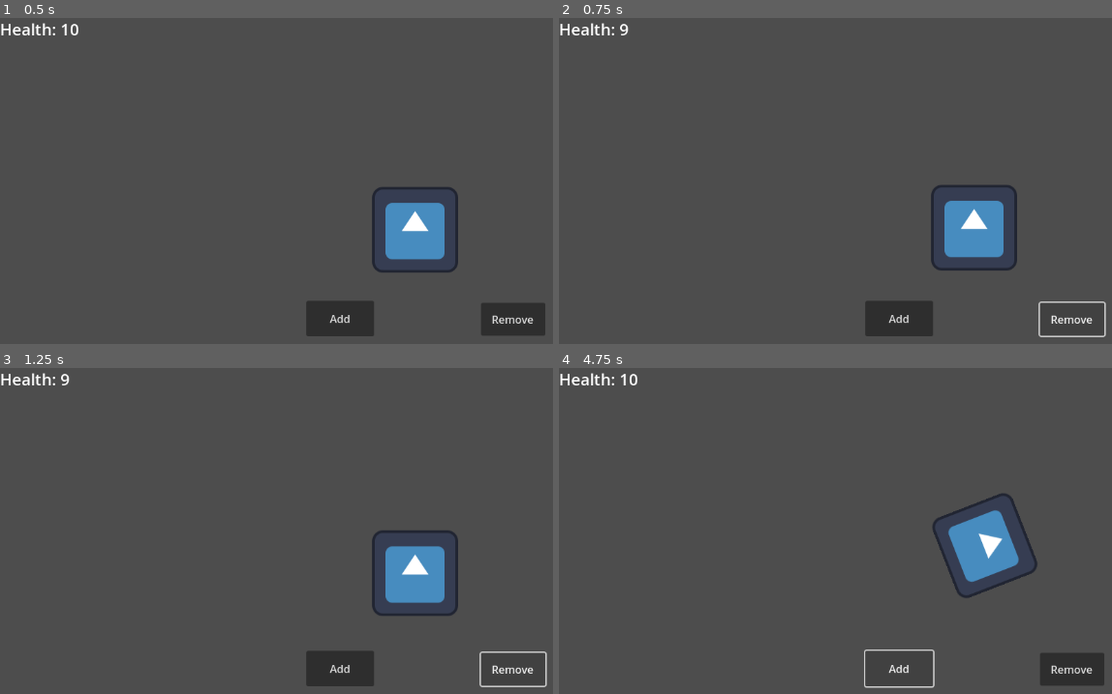
Above: before the commit, frames 1-4 (two rows, left to right).
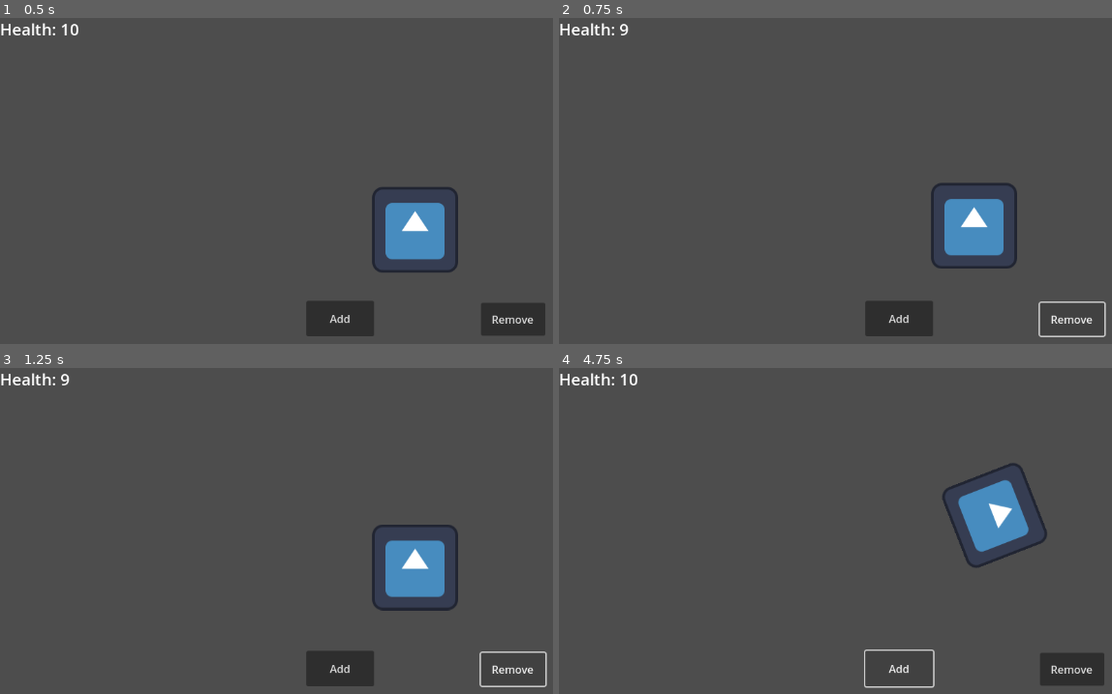
Above: after the commit, the same moments.

Repository: DacotaDeathmask/CloverJam5_2024
Game: Godot game, scene res://WritheStartScene.tscn
Same seed, same stepped clock (60 frames per second), same inputs: the game is played once before the commit and once after it. The engine's default icon, where the game draws it, is replaced by a stand-in: a white triangle on a blue panel in a dark square.
Inputs (mouse positions are in pixels of both pictures, inside the frame that each line leads up to):
- Up to frame 1 (0.5 s): no input
- Up to frame 2 (0.75 s): click "Remove" at 0.5 s
- Up to frame 3 (1.25 s): no input
- Up to frame 4 (4.75 s): click "Add" at 1.25 s; move the mouse to (outside the picture) at 2.02 s; hold D (right) 2.03-2.78 s; move the mouse to (791, 605) at 2.77 s; hold A (left) 2.78-3.53 s; move the mouse to (1023, 488) at 3.52 s; hold D (right) from 3.53 s (still down); move the mouse to (907, 671) at 4.27 s

Frame 1 is identical in both runs. In frame 2, 0.5% of the frame differs, in the area x 67-83%, y 50-78%; in frame 3, 1.2%; in frame 4, 3.3%, in the area x 67-89%, y 29-71%.

Commit message:
Add acceleration factor for faster movement

Diff:
--- a/Player/Player.gd
+++ b/Player/Player.gd
@@ -1,9 +1,10 @@
 extends CharacterBody2D
 
-const BASE_SPEED := 600.0
-const MAX_SPEED := 3600.0
+const BASE_SPEED := 900.0
+const MAX_SPEED := 15000.0
 const ROTATION_SPEED := 1.0
 const STOP_THRESHOLD := 50.0
+const ACCELERATION_FACTOR := 3.0
 var health = 10
 
 signal updateUI(change)
@@ -20,12 +21,13 @@
 
 	var speed = 0
 	if distance_to_cursor > STOP_THRESHOLD:
-		speed = BASE_SPEED + min(distance_to_cursor, MAX_SPEED - BASE_SPEED)
+		var speed_ratio = min(distance_to_cursor / (MAX_SPEED - BASE_SPEED), 1.0)
+		speed = BASE_SPEED + speed_ratio * (MAX_SPEED - BASE_SPEED) * ACCELERATION_FACTOR
 
-	# Move the player forward automatically
+	speed = min(speed, MAX_SPEED)
+
 	var movement_direction = Vector2(0, -1).rotated(rotation)
 	velocity = movement_direction * speed * delta
-
 
 	move_and_slide()
 
